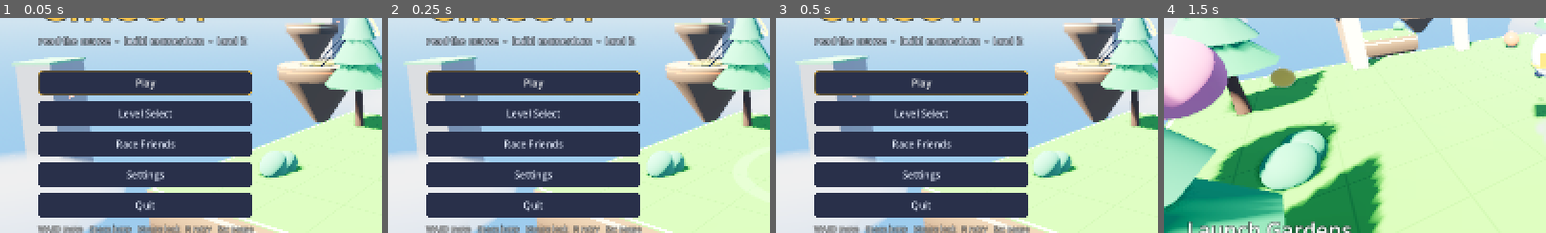
Above: before the commit, frames 1-4 (left to right).
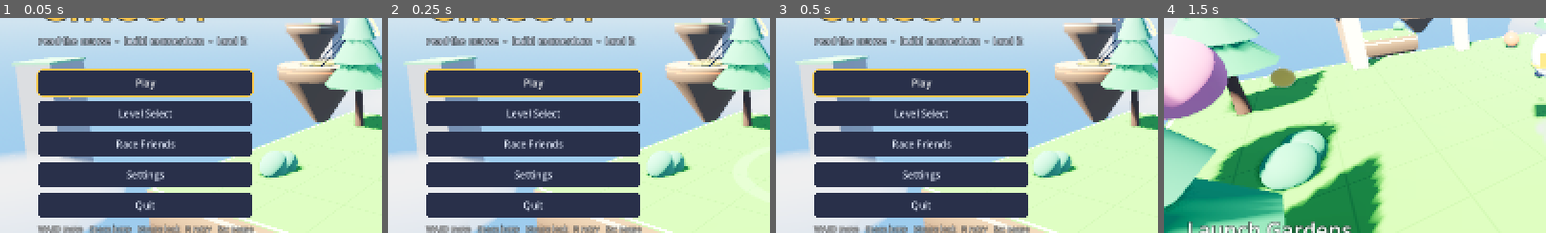
Above: after the commit, the same moments.

Repository: fatty8me2/jump-circuit
Game: Godot game, scene res://ui/title.tscn
The game is run twice, just before and just after one commit, with the same random seed, the same clock (stepped at 60 frames per second) and the same inputs.
Inputs (mouse positions are % of the whole screen's width and height, from its top left):
- Up to frame 1 (0.05 s): no input
- Up to frame 2 (0.25 s): no input
- Up to frame 3 (0.5 s): no input
- Up to frame 4 (1.5 s): click "Play" at 0.5 s; tap Enter (ui_accept) at 1.25, 1.35 s; move the mouse to (55, 50) at 1.27 s; hold Up (ui_up) from 1.28 s (still down); hold Space (jump) from 1.28 s (still down); click (55, 50) at 1.42 s
The pictures show only the part of the screen within x 0-50%, y 38-88%; the shares and areas given below are measured in that part.

The runs differ from the first frame. In frame 1, 2.1% of the frame differs, in the area x 9-67%, y 23-37%; in frame 2, 2.1%; in frame 3, 2.1%; in frame 4, nothing differs.

Commit message:
Controller: menus always recover focus, prompts follow the device in use
- Game tracks the last input device (input_device_changed); the title controls
  line, the pause menu's Back to Checkpoint and the results' Run It Again show
  pad buttons (Y / A / Start) after pad input and keys after keyboard input
- title, pause menu and results panels: if nothing has focus (e.g. after a mouse
  click), the first stick / D-pad / A press selects the screen's starting button
  instead of doing nothing
- stronger focus ring (3 px, just outside the button) so pad users can follow it
- test: stick and D-pad navigate the main menu, prompts switch, focus recovery

Co-Authored-By: Claude Opus 5.5 <noreply@anthropic.com>

Diff:
--- a/autoload/game.gd
+++ b/autoload/game.gd
@@ -10,6 +10,9 @@
 	{"id": "ascent", "name": "The Final Ascent", "scene": "res://levels/level_5_ascent.tscn", "blurb": "Everything you know, at its nastiest, up to the beacon."},
 ]
 const TITLE_SCENE: String = "res://ui/title.tscn"
+
+## The last input came from a gamepad (true) or keyboard / mouse (false): prompts follow it.
+signal input_device_changed(pad: bool)
 
 ## Seconds since the course started. Drives every kinematic obstacle.
 var course_time: float = 0.0
@@ -26,6 +29,8 @@
 var intro_shown_for: String = ""
 ## Race clock: smoothed error between course_time and the session clock.
 var _clock_err_avg: float = 0.0
+## See input_device_changed.
+var using_pad: bool = false
 
 
 func _ready() -> void:
@@ -93,6 +98,37 @@
 			InputMap.action_add_event(action, ub)
 
 
+## Tracks which device the player is using so menus can show matching button prompts.
+func _input(event: InputEvent) -> void:
+	var pad: bool = using_pad
+	if event is InputEventJoypadButton:
+		pad = pad or event.is_pressed()
+	elif event is InputEventJoypadMotion:
+		pad = pad or absf((event as InputEventJoypadMotion).axis_value) > 0.5
+	elif (event is InputEventKey or event is InputEventMouseButton) and event.is_pressed():
+		pad = false
+	elif event is InputEventMouseMotion and (event as InputEventMouseMotion).relative.length() > 4.0:
+		pad = false
+	if pad != using_pad:
+		using_pad = pad
+		input_device_changed.emit(pad)
+
+
+## Menu input that should give a focus-less menu its starting point instead of doing nothing.
+static func is_menu_nav(event: InputEvent) -> bool:
+	for a: String in ["ui_up", "ui_down", "ui_left", "ui_right", "ui_accept", "ui_focus_next", "ui_focus_prev"]:
+		if event.is_action_pressed(a):
+			return true
+	return false
+
+
+## Button prompt for an action, for whichever device is in use ("R" / "Y").
+func prompt(action: String) -> String:
+	var keys: Dictionary = {"restart": "R", "jump": "Space", "pause": "Esc", "back": "Esc"}
+	var pads: Dictionary = {"restart": "Y", "jump": "A", "pause": "Start", "back": "B"}
+	return str((pads if using_pad else keys).get(action, action))
+
+
 func _physics_process(dt: float) -> void:
 	if race_mode:
 		_advance_race_clock(dt)
--- a/tests/run_tests.gd
+++ b/tests/run_tests.gd
@@ -1820,3 +1820,60 @@
 	Net._shutdown()
 	check(Settings.color_index == 3 and Net.preferred_color == -1, "ending the session gives the player's own colour back")
 	Settings.color_index = saved
+
+
+## A controller always works on the main menu: stick and D-pad move, A presses, the
+## controls line switches to pad prompts, and a menu that lost focus (a stray mouse
+## click) is picked up again by the first pad press instead of ignoring it.
+func test_zf_main_menu_controller() -> void:
+	if world != null:
+		world.queue_free()
+		world = null
+		await ticks(2)
+	var title: Node = (load(Game.TITLE_SCENE) as PackedScene).instantiate()
+	add_child(title)
+	title.call("show_screen", "main")
+	await ticks(3)
+	var focused := func() -> String:
+		var f: Control = get_viewport().gui_get_focus_owner()
+		return (f as Button).text if f is Button else ""
+	var first: String = focused.call()
+	# press and release a frame apart, like a real pad (Input merges stick motion within a frame)
+	var send := func(ev: InputEvent) -> void:
+		Input.parse_input_event(ev)
+		await get_tree().process_frame
+		var up: InputEvent = ev.duplicate()
+		if up is InputEventJoypadMotion:
+			(up as InputEventJoypadMotion).axis_value = 0.0
+		else:
+			up.set("pressed", false)
+		Input.parse_input_event(up)
+	var stick := InputEventJoypadMotion.new()
+	stick.device = 2
+	stick.axis = JOY_AXIS_LEFT_Y
+	stick.axis_value = 1.0
+	await send.call(stick)
+	await ticks(2)
+	var after_stick: String = focused.call()
+	check(first != "" and after_stick != "" and after_stick != first, "the left stick moves down the main menu ('%s' -> '%s')" % [first, after_stick])
+	var hint: Label = title.get("_controls_hint")
+	check(Game.using_pad and hint.text.begins_with("Left stick"), "the controls line switches to pad prompts")
+	var dpad := InputEventJoypadButton.new()
+	dpad.device = 2
+	dpad.button_index = JOY_BUTTON_DPAD_UP
+	dpad.pressed = true
+	await send.call(dpad)
+	await ticks(2)
+	check(focused.call() == first, "the D-pad moves back up")
+	get_viewport().gui_release_focus()
+	await send.call(stick)
+	await ticks(3)
+	check(focused.call() != "", "with nothing focused, the first stick push picks the menu up again (%s)" % focused.call())
+	var key := InputEventKey.new()
+	key.keycode = KEY_DOWN
+	key.pressed = true
+	await send.call(key)
+	await ticks(2)
+	check(not Game.using_pad and hint.text.begins_with("WASD"), "a key press switches the prompts back to keyboard")
+	title.queue_free()
+	await ticks(2)
--- a/ui/hud.gd
+++ b/ui/hud.gd
@@ -96,6 +96,14 @@
 	_debug.visible = Game.dev_mode
 	_root.add_child(_debug)
 	Net.roster_changed.connect(_rebuild_board)
+
+
+## Results panels: if focus got lost (a mouse click on the backdrop), the first pad /
+## arrow press lands on the panel's first live button.
+func _unhandled_input(event: InputEvent) -> void:
+	if _results != null and Game.is_menu_nav(event) and get_viewport().gui_get_focus_owner() == null:
+		UiKit.focus_first(_results)
+		get_viewport().set_input_as_handled()
 
 
 func _timer_visible() -> bool:
@@ -313,7 +321,7 @@
 	var last: bool = Game.level_index == Game.LEVELS.size() - 1
 	var next: Button = UiKit.button("Finale" if last else "Next Level", func() -> void: Game.next_level())
 	var buttons: Array[Button] = [next,
-		UiKit.button("Run It Again  (R)", func() -> void: Game.restart_level()),
+		UiKit.button("Run It Again  (%s)" % Game.prompt("restart"), func() -> void: Game.restart_level()),
 		UiKit.button("Level Select", func() -> void: Game.goto_title("levels"))]
 	for b: Button in buttons:
 		b.disabled = true      # live once readable, so a jump mashed into the gate can't skip it
--- a/ui/pause_menu.gd
+++ b/ui/pause_menu.gd
@@ -57,6 +57,11 @@
 		_show_menu(true)
 		get_viewport().set_input_as_handled()
 		return
+	if open and Game.is_menu_nav(event) and get_viewport().gui_get_focus_owner() == null:
+		# lost focus (a mouse click elsewhere): the first pad / arrow press finds the menu again
+		UiKit.focus_first(_settings if _settings != null else _menu)
+		get_viewport().set_input_as_handled()
+		return
 	if level == null or level.finished:
 		return
 	# one chain: Esc is both "pause" and ui_cancel; B (ui_cancel) never opens the menu
@@ -101,7 +106,7 @@
 	box.add_child(UiKit.label(str(Game.level_info()["name"]), 18, UiKit.TEAL, HORIZONTAL_ALIGNMENT_CENTER))
 	var resume: Button = UiKit.button("Resume", func() -> void: set_open(false))
 	box.add_child(resume)
-	box.add_child(UiKit.button("Back to Checkpoint  (R)", func() -> void:
+	box.add_child(UiKit.button("Back to Checkpoint  (%s)" % Game.prompt("restart"), func() -> void:
 		set_open(false)
 		level.manual_respawn()))
 	if not Game.race_mode:
--- a/ui/title.gd
+++ b/ui/title.gd
@@ -19,6 +19,8 @@
 var _focus_pref: Control
 ## Screen shown before the current one: main re-focuses the button that opened it.
 var _prev_screen: String = ""
+## Main menu controls line; follows the device in use.
+var _controls_hint: Label
 
 
 func _ready() -> void:
@@ -31,6 +33,7 @@
 	_ui.theme = UiKit.theme()
 	layer.add_child(_ui)
 	Sfx.music("title")
+	Game.input_device_changed.connect(_update_controls_hint)
 	Net.roster_changed.connect(_refresh_lobby)
 	Net.joined_lobby.connect(func() -> void:
 		_volt.set_accent(Settings.my_color())   # the host may have assigned us a free colour
@@ -138,6 +141,12 @@
 ## Esc / pad B backs out of a sub-screen exactly like its Back / Done / Leave button.
 ## A focused LineEdit or an open dropdown consumes Esc before it gets here.
 func _unhandled_input(event: InputEvent) -> void:
+	# nothing focused (e.g. after a mouse click on a text box that then went away):
+	# the first stick / D-pad / A press picks the screen's starting button
+	if Game.is_menu_nav(event) and get_viewport().gui_get_focus_owner() == null and _screen != null:
+		UiKit.focus_first(_screen, _focus_pref)
+		get_viewport().set_input_as_handled()
+		return
 	if not event.is_action_pressed("ui_cancel"):
 		return
 	match Game.title_screen:
@@ -158,6 +167,12 @@
 			return
 	Sfx.play("ui", 0.05, 0.6)
 	get_viewport().set_input_as_handled()
+
+
+func _update_controls_hint(pad: bool) -> void:
+	if _controls_hint == null or not is_instance_valid(_controls_hint):
+		return
+	_controls_hint.text = "Left stick move   A jump   Right stick look   Y retry   Start pause" if pad 		else "WASD move   Space jump   Mouse look   R retry   Esc pause"
 
 
 func _left_column(content: Control, width: float = 420.0) -> Control:
@@ -212,7 +227,9 @@
 	if Game.title_message != "":
 		box.add_child(UiKit.shadowed(UiKit.label(Game.title_message, 18, Color(1, 0.6, 0.5))))
 		Game.title_message = ""
-	box.add_child(UiKit.shadowed(UiKit.label("WASD move   Space jump   Mouse look   R retry   Esc pause", 16, Color(1, 1, 1, 0.75)), 5))
+	_controls_hint = UiKit.shadowed(UiKit.label("", 16, Color(1, 1, 1, 0.75)), 5)
+	box.add_child(_controls_hint)
+	_update_controls_hint(Game.using_pad)
 	var openers: Dictionary = {"levels": levels_btn, "race": race_btn, "lobby": race_btn, "settings": settings_btn}
 	_focus_pref = openers.get(_prev_screen, play)
 	return _left_column(box)
--- a/ui/ui_kit.gd
+++ b/ui/ui_kit.gd
@@ -22,9 +22,11 @@
 	hover.set_border_width_all(2)
 	var pressed := _box(GOLD.darkened(0.2), 10)
 	var disabled := _box(Color(0.12, 0.13, 0.18, 0.7), 10)
-	var focus := _box(Color(0, 0, 0, 0), 10)
+	# a ring just outside the button: easy to follow with a pad, even over a hovered button
+	var focus := _box(Color(0, 0, 0, 0), 12)
 	focus.border_color = GOLD
-	focus.set_border_width_all(2)
+	focus.set_border_width_all(3)
+	focus.set_expand_margin_all(3)
 	t.set_stylebox("normal", "Button", normal)
 	t.set_stylebox("hover", "Button", hover)
 	t.set_stylebox("pressed", "Button", pressed)
